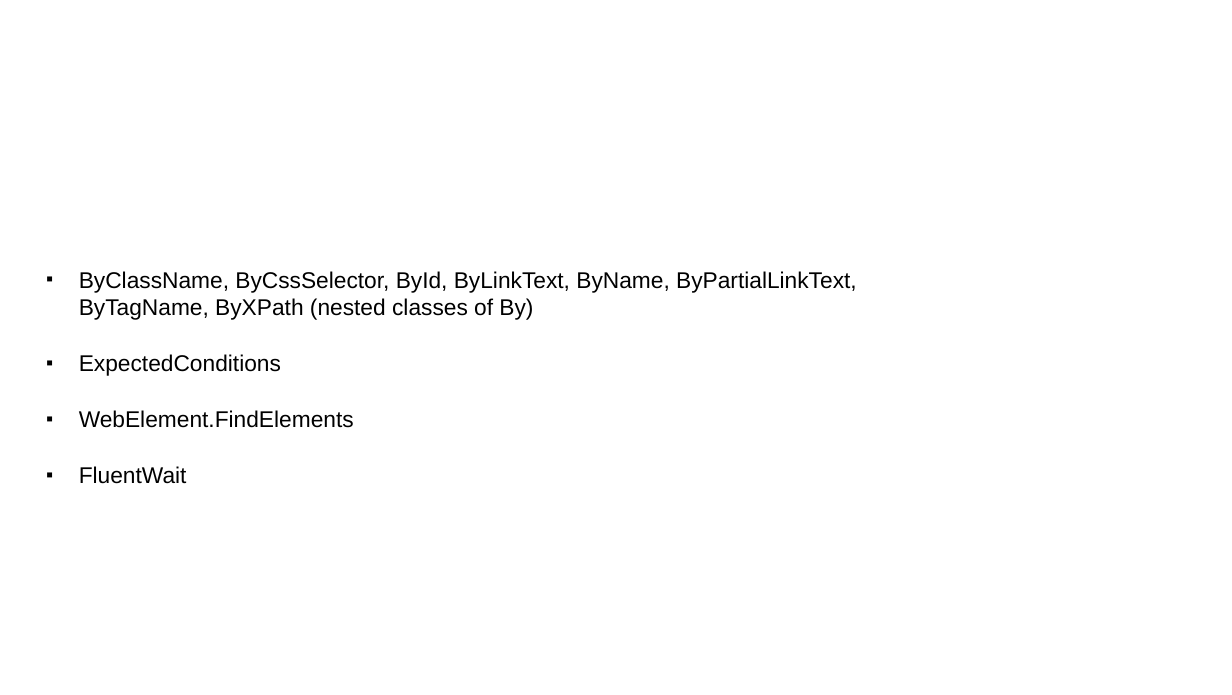
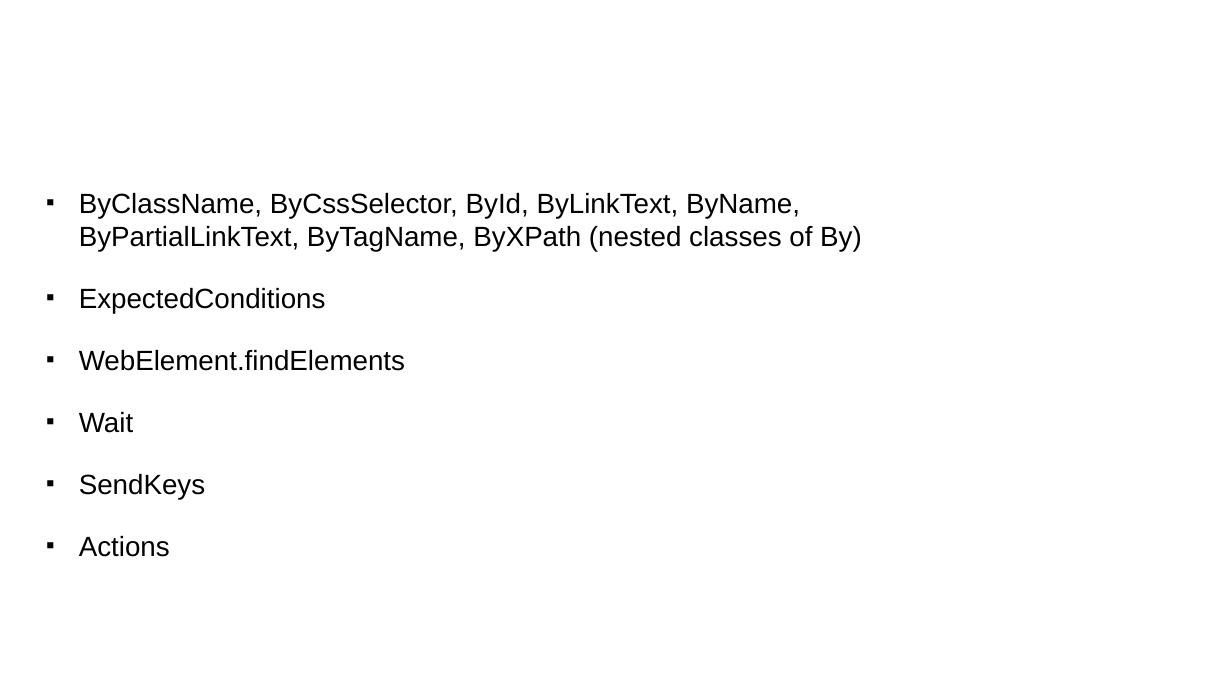
Before and after one commit to sergueik/selenium_java, a slide deck: slide 8 of protractor/protractor.odp (slide 4 before the commit). Drawn at 1232x695 pixels with LibreOffice and Linux fonts; fonts in the diff are those of the drawing; background and template pictures are left out. Boxes give left, top, right and bottom in pixels: in the first picture for what was removed or moved away, otherwise in the second. Text is boxed around its words. In the diff, an @@ line names an element or a change of style, - is before the commit and + after.

```diff
--- a/protractor/protractor.odp
+++ b/protractor/protractor.odp
@@ text at (79, 193, 862, 313): size 18 to 22 pt in "ByClassName, ByCssSelector, ById, ByLinkText, ByName, ByPart ...", "ExpectedConditions" @@
@@ text at (79, 350, 405, 557): text changed; size 18 to 22 pt @@
-■ WebElement.FindElements
-■ FluentWait
+■ WebElement.findElements
+■ Wait
+■ SendKeys
+■ Actions
```
Also in this commit, not shown: 11 other slides changed, 6 slides added, 1 slide removed.
